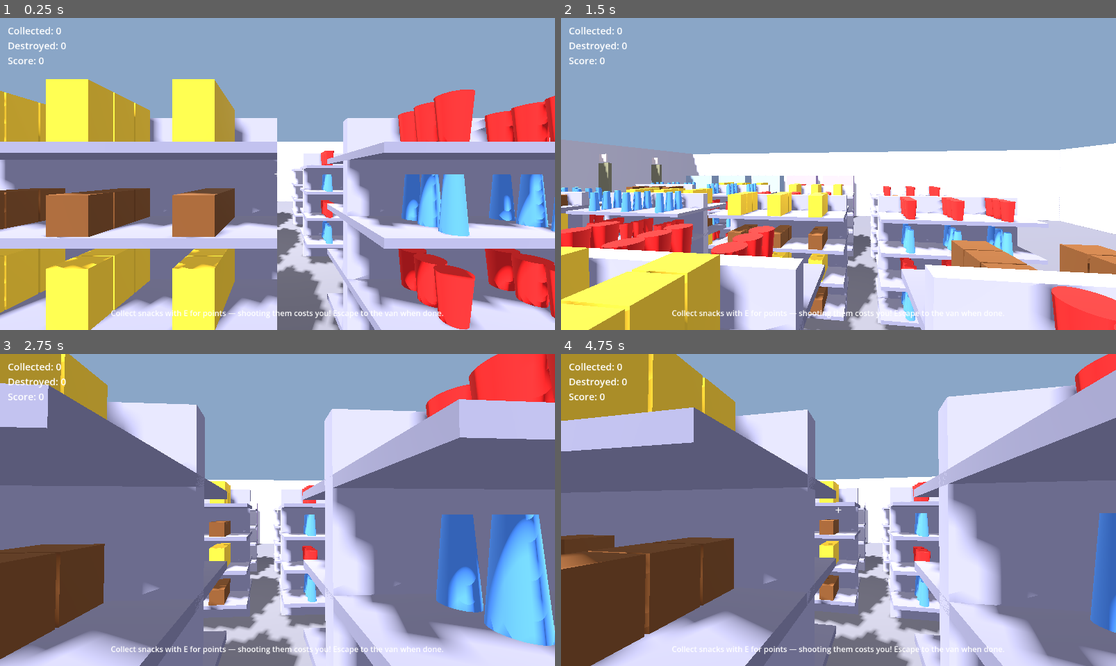
Above: before the commit, frames 1-4 (two rows, left to right).
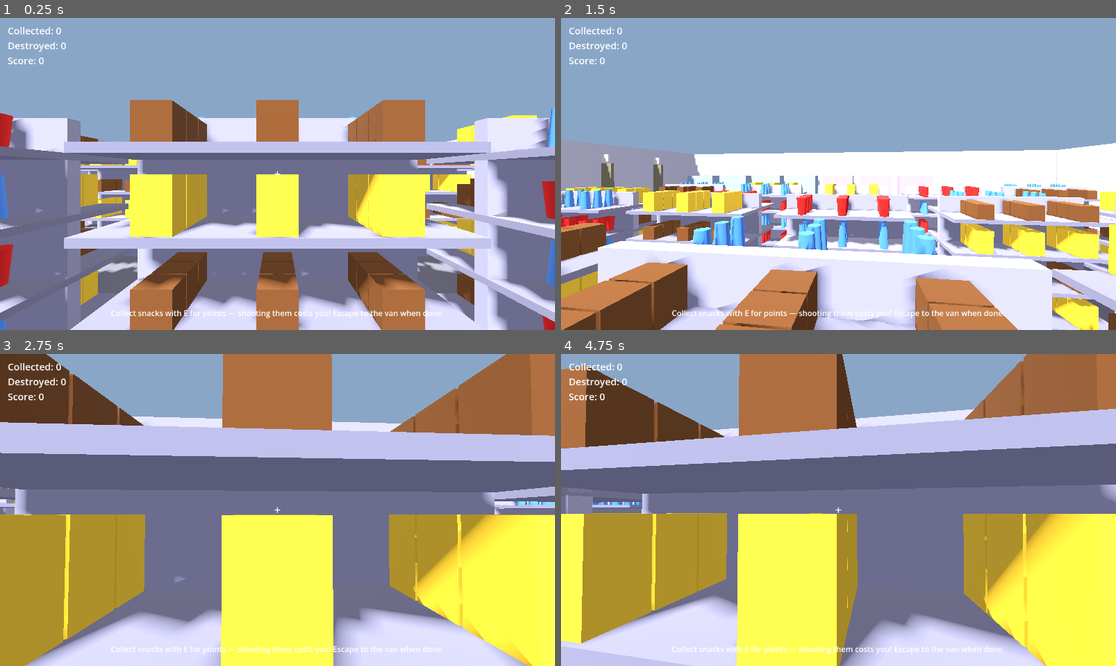
Above: after the commit, the same moments.

Repository: penfold1972/WWJMD
Game: Godot game, scene res://main.tscn
The game is run twice, just before and just after one commit, with the same random seed, the same clock (stepped at 60 frames per second) and the same inputs.
Inputs (mouse positions are in pixels of both pictures, inside the frame that each line leads up to):
- Up to frame 1 (0.25 s): no input
- Up to frame 2 (1.5 s): tap Enter at 0.5 s; move the mouse to (866, 174) at 0.52 s; hold E (interact) 0.53-1.28 s; hold W (move_forward) from 0.53 s (still down); tap Space (jump) at 0.77 s; move the mouse to (810, 174) at 1.27 s; tap F (melee) at 1.35 s
- Up to frame 3 (2.75 s): keep holding W (move_forward); tap Space (jump) at 1.52 s; move the mouse to (288, 503) at 2.02 s; press the mouse at (288, 503) at 2.03 s
- Up to frame 4 (4.75 s): keep holding W (move_forward); tap Space (jump) at 2.75, 3.02, 3.77, 4.52 s; move the mouse to (832, 516) at 2.77 s; release the mouse at (832, 516) at 2.78 s; tap Shift (sprint) at 2.85 s; move the mouse to (877, 513) at 3.52 s; hold E (interact) 3.53-4.28 s; move the mouse to (794, 506) at 4.27 s; tap F (melee) at 4.35 s

The runs differ from the first frame. In frame 1, 57% of the frame differs, in the area x 0-100%, y 19-100%; in frame 2, 37%; in frame 3, 69%; in frame 4, 74%, in the area x 0-100%, y 0-100%.

Commit message:
Fill right-side dead space: 5 gondolas per row, 7 coolers
Aisle columns are now centered from shelf_per_aisle instead of a
hardcoded start x. The remaining strip along the right wall is left
open deliberately as a future AI encounter space.

Co-Authored-By: Claude Fable 5 <noreply@anthropic.com>
Claude-Session: https://claude.ai/code/session_019mu66kPFx5rBQsrJJAj1LK

Diff:
--- a/src/core/level_builder.gd
+++ b/src/core/level_builder.gd
@@ -9,7 +9,7 @@
 @export var wall_thickness: float = 0.2
 
 @export var aisle_count: int = 3
-@export var shelf_per_aisle: int = 4
+@export var shelf_per_aisle: int = 5
 
 @export var player_spawn: Node3D = null
 @export var enemy_template: PackedScene = null
@@ -107,8 +107,8 @@
 	var z_start = -hd + 0.3
 	var colors = [Color(0.6, 0.7, 0.8), Color(0.7, 0.6, 0.8)]  # cool blue, freezer purple
 
-	for i in 5:
-		var is_freezer = i >= 3
+	for i in 7:
+		var is_freezer = i >= 4
 		var col = colors[1 if is_freezer else 0]
 		var x = -hw + 1.0 + i * 2.0
 		var w = _make_box(1.6, 2.2, 0.8, Vector3(x, 1.1, z_start), col)
@@ -178,10 +178,14 @@
 	var aisle_z_start = -hd + 3.0
 	var aisle_z_step = (hd * 2 - 6.0) / (aisle_count + 1)
 
+	# Center the aisle columns in the left/middle of the store, leaving the
+	# strip along the right wall open for a future AI encounter space
+	var x_start = -(shelf_per_aisle - 1) * 2.5 * 0.5
+
 	for row in aisle_count:
 		var z = aisle_z_start + (row + 1) * aisle_z_step
 		for col in shelf_per_aisle:
-			var x = -6.0 + col * 2.5
+			var x = x_start + col * 2.5
 			var unit = _build_shelf_unit(Vector3(x, 0, z))
 			unit.name = "AisleShelf_%d_%d" % [row, col]
 			_shelves.append(unit)
Not shown, changed: CHANGELOG.md
